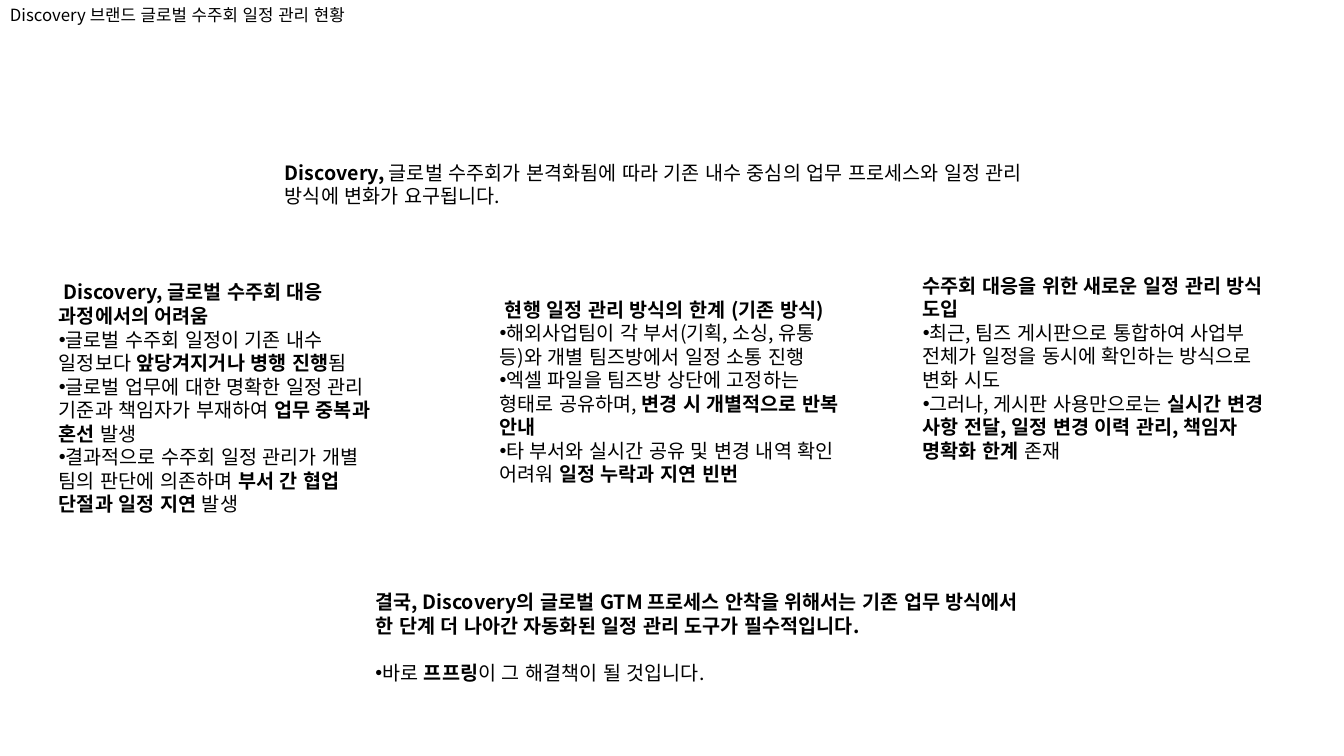
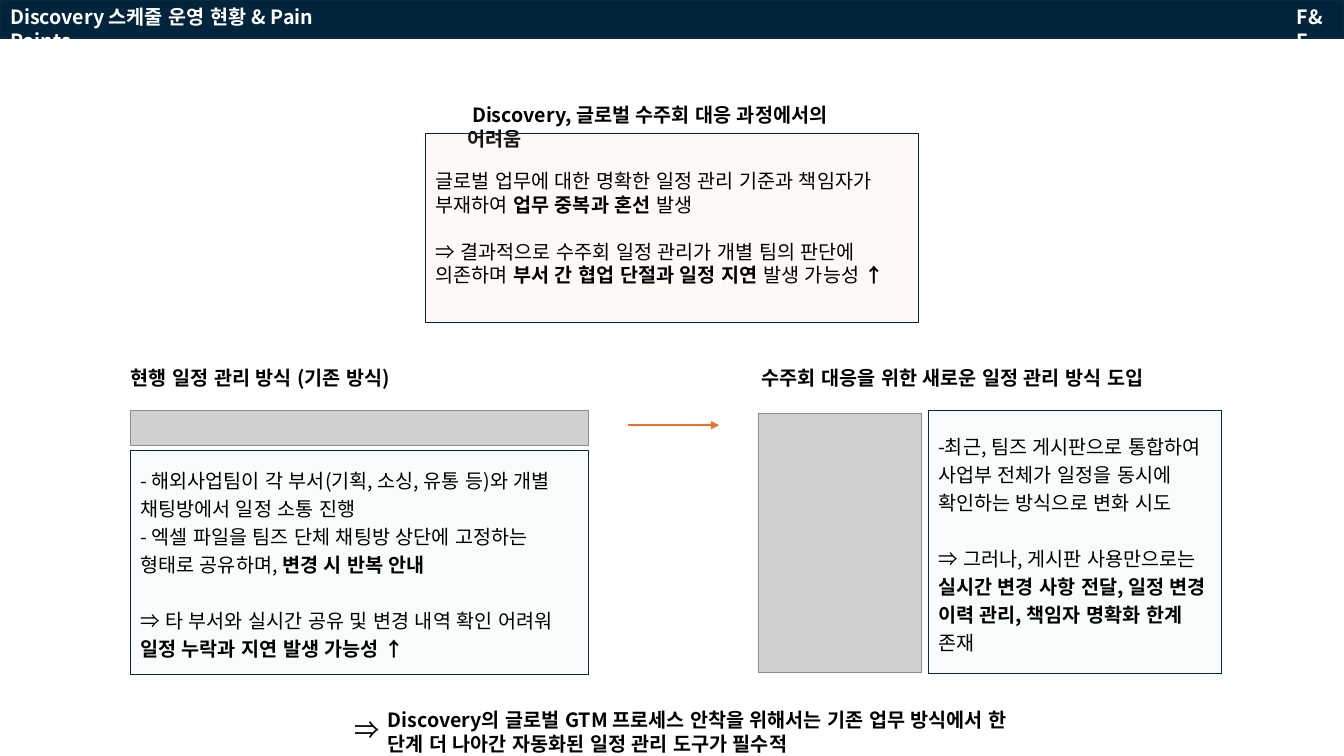
Before and after one commit to guangyean/gtm-alert-bot, a slide deck: slide 3 of 프프링🔔.pptx (slide 2 before the commit). Drawn at 1344x756 pixels with LibreOffice and Linux fonts; fonts in the diff are those of the drawing; grey boxes stand for pictures. Boxes give left, top, right and bottom in pixels: in the first picture for what was removed or moved away, otherwise in the second. Text is boxed around its words. In the diff, an @@ line names an element or a change of style, - is before the commit and + after.

```diff
--- a/프프링🔔.pptx
+++ b/프프링🔔.pptx
@@ rectangle added at [0,0,1344,38], fill #01243D, outline #092A39 1.5 pt @@
@@ text removed at [10,7,345,25] @@
-Discovery 브랜드 글로벌 수주회 일정 관리 현황
@@ text added at [10,7,313,39], 14 pt, text #FFFFFF, bold @@
+Discovery 스케줄 운영 현황 & Pain Points
@@ text added at [1297,9,1323,39], 14 pt, text #FFFFFF, bold @@
+F&F
@@ text "Discovery, 글로벌 수주회 대응 과정에서의 ...": place and size @@
-text "Discovery, 글로벌 수주회 대응 과정에서의 ..." at [59,282,370,513]
+text "Discovery, 글로벌 수주회 대응 과정에서의 ..." at [468,105,827,148]
@@ rectangle added at [425,133,919,323], fill #F6C6AD at 10% opacity, outline #092A39 0.75 pt, 14 pt, text #000000 @@
+글로벌 업무에 대한 명확한 일정 관리 기준과 책임자가 부재하여 업무 중복과 혼선 발생
+⇒ 결과적으로 수주회 일정 관리가 개별 팀의 판단에 의존하며 부서 간 협업 단절과 일정 지연 발생 가능성 ↑
@@ text removed at [285,163,1022,205] @@
-Discovery, 글로벌 수주회가 본격화됨에 따라 기존 내수 중심의 업무 프로세스와 일정 관리 방식에 변화가 요구됩니다.
@@ text at [923,323,1263,438]: paragraphs removed @@
-• 최근, 팀즈 게시판으로 통합하여 사업부 전체가 일정을 동시에 확인하는 방식으로 변화 시도
-• 그러나, 게시판 사용만으로는 실시간 변경 사항 전달, 일정 변경 이력 관리, 책임자 명확화 한계 존재
@@ text at [59,330,370,513]: paragraphs removed @@
-• 글로벌 수주회 일정이 기존 내수 일정보다 앞당겨지거나 병행 진행됨
-• 글로벌 업무에 대한 명확한 일정 관리 기준과 책임자가 부재하여 업무 중복과 혼선 발생
-• 결과적으로 수주회 일정 관리가 개별 팀의 판단에 의존하며 부서 간 협업 단절과 일정 지연 발생
@@ text at [131,368,390,389]: text changed; bold on @@
-현행 일정 관리 방식의 한계 (기존 방식)
-• 해외사업팀이 각 부서(기획, 소싱, 유통 등)와 개별 팀즈방에서 일정 소통 진행
-• 엑셀 파일을 팀즈방 상단에 고정하는 형태로 공유하며, 변경 시 개별적으로 반복 안내
-• 타 부서와 실시간 공유 및 변경 내역 확인 어려워 일정 누락과 지연 빈번
+현행 일정 관리 방식 (기존 방식)
@@ text "수주회 대응을 위한 새로운 일정 ...": place and size @@
-text "수주회 대응을 위한 새로운 일정 ..." at [923,276,1263,438]
+text "수주회 대응을 위한 새로운 일정 ..." at [762,368,1143,387]
@@ picture added at [131,411,589,447] @@
@@ picture added at [758,413,923,674] @@
@@ rectangle added at [929,411,1222,675], fill #C1E5F5 at 10% opacity, outline #092A39 0.75 pt, 14 pt, text #000000 @@
+-최근, 팀즈 게시판으로 통합하여 사업부 전체가 일정을 동시에 확인하는 방식으로 변화 시도
+⇒ 그러나, 게시판 사용만으로는 실시간 변경 사항 전달, 일정 변경 이력 관리, 책임자 명확화 한계 존재
@@ arrow added from (628, 425) to (720, 425), #E97132 1.5 pt @@
@@ rectangle added at [130,451,589,675], fill #C1E5F5 at 10% opacity, outline #092A39 0.75 pt, 14 pt, text #000000 @@
+- 해외사업팀이 각 부서(기획, 소싱, 유통 등)와 개별 채팅방에서 일정 소통 진행
+- 엑셀 파일을 팀즈 단체 채팅방 상단에 고정하는 형태로 공유하며, 변경 시 반복 안내
+⇒ 타 부서와 실시간 공유 및 변경 내역 확인 어려워 일정 누락과 지연 발생 가능성 ↑
@@ text added at [345,709,392,749], 18 pt, text #000000 @@
+⇒
@@ text at [388,710,1006,753]: text changed @@
-결국, Discovery의 글로벌 GTM 프로세스 안착을 위해서는 기존 업무 방식에서 한 단계 더 나아간 자동화된 일정 관리 도구가 필수적입니다.
-• 바로 프프링이 그 해결책이 될 것입니다.
+Discovery의 글로벌 GTM 프로세스 안착을 위해서는 기존 업무 방식에서 한 단계 더 나아간 자동화된 일정 관리 도구가 필수적
```
Also in this commit, not shown: 8 other slides changed, 2 slides added, 1 slide removed, 6 other files.
